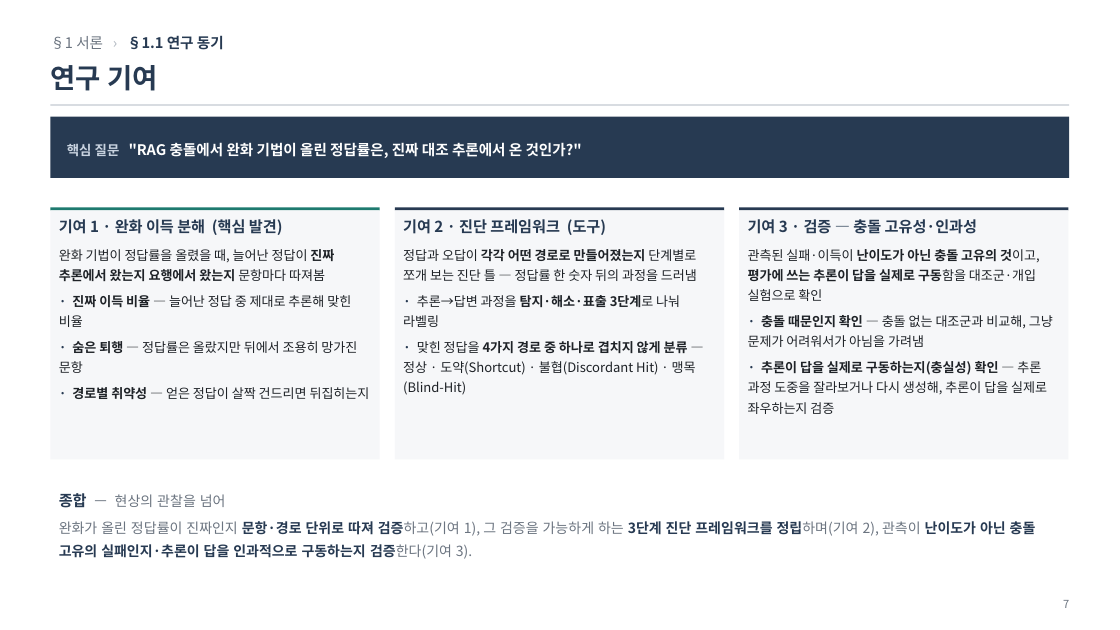
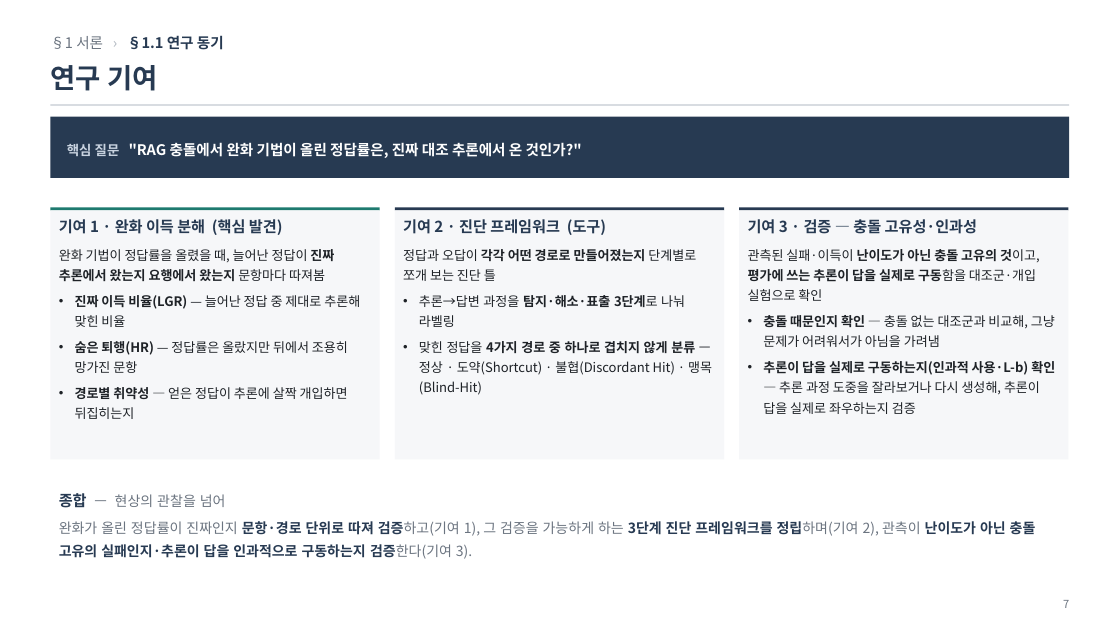
Before and after one commit to jin-ryu/thinkconflict, a slide deck: slide 7 of docs/ThinkConflict_연구보고.pptx. Drawn at 1120x630 pixels with LibreOffice and Linux fonts; fonts in the diff are those of the drawing. Boxes give left, top, right and bottom in pixels: in the first picture for what was removed or moved away, otherwise in the second. Text is boxed around its words. In the diff, an @@ line names an element or a change of style, - is before the commit and + after.

```diff
--- a/docs/ThinkConflict_연구보고.pptx
+++ b/docs/ThinkConflict_연구보고.pptx
@@ text in rectangle at (403,249,712,395): text changed @@
-정답과 오답이 각각 어떤 경로로 만들어졌는지 단계별로 쪼개 보는 진단 틀 — 정답률 한 숫자 뒤의 과정을 드러냄
-· 추론→답변 과정을 탐지·해소·표출 3단계로 나눠 라벨링
-· 맞힌 정답을 4가지 경로 중 하나로 겹치지 않게 분류 — 정상 · 도약(Shortcut) · 불협(Discordant Hit) · 맹목(Blind-Hit)
+정답과 오답이 각각 어떤 경로로 만들어졌는지 단계별로 쪼개 보는 진단 틀
+• 추론→답변 과정을 탐지·해소·표출 3단계로 나눠 라벨링
+• 맞힌 정답을 4가지 경로 중 하나로 겹치지 않게 분류 — 정상 · 도약(Shortcut) · 불협(Discordant Hit) · 맹목(Blind-Hit)
@@ text in rectangle at (75,295,360,419): text changed @@
-· 진짜 이득 비율 — 늘어난 정답 중 제대로 추론해 맞힌 비율
-· 숨은 퇴행 — 정답률은 올랐지만 뒤에서 조용히 망가진 문항
-· 경로별 취약성 — 얻은 정답이 살짝 건드리면 뒤집히는지
+• 진짜 이득 비율(LGR) — 늘어난 정답 중 제대로 추론해 맞힌 비율
+• 숨은 퇴행(HR) — 정답률은 올랐지만 뒤에서 조용히 망가진 문항
+• 경로별 취약성 — 얻은 정답이 추론에 살짝 개입하면 뒤집히는지
@@ text in rectangle at (763,315,1055,414): text changed @@
-· 충돌 때문인지 확인 — 충돌 없는 대조군과 비교해, 그냥 문제가 어려워서가 아님을 가려냄
-· 추론이 답을 실제로 구동하는지(충실성) 확인 — 추론 과정 도중을 잘라보거나 다시 생성해, 추론이 답을 실제로 좌우하는지 검증
+• 충돌 때문인지 확인 — 충돌 없는 대조군과 비교해, 그냥 문제가 어려워서가 아님을 가려냄
+• 추론이 답을 실제로 구동하는지(인과적 사용·L-b) 확인 — 추론 과정 도중을 잘라보거나 다시 생성해, 추론이 답을 실제로 좌우하는지 검증
```
Also in this commit, not shown: 17 other slides changed, 2 slides removed, 3 other files.
